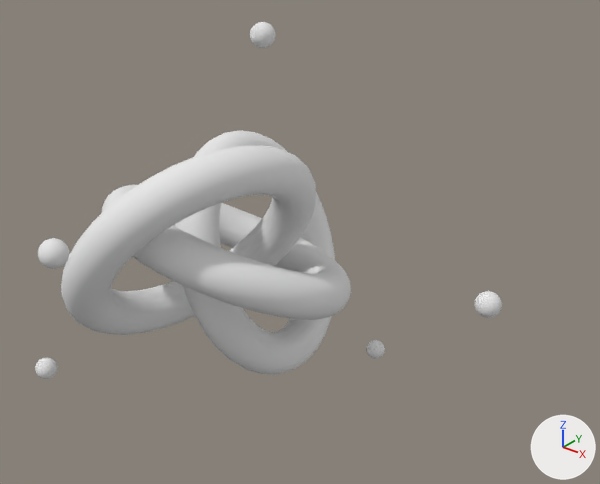
Two versions of the OBJ model assets/TORUS2.obj, one commit apart.
Both versions are drawn from a camera (50 mm lens) standing at (86.2, -94.2, 62.4) and looking at (9.1, 2.2, 2.6). Every picture has the same lights, and +X, +Y and +Z are marked at lower right. Where no turn or scale is listed for an object, it has been applied to the vertices.

Before the edit, the objects in view are built like this:
```python
mat_ring = principled_material('Ring')
mat_ring.base_color = (0.8, 0.8, 0.8)  # white #e7e7e7
mat_ring.roughness = 1.0
me_torus_1 = bpy.data.meshes.new('TORUS.1')
me_torus_1.from_pydata(...)  # 3540 vertices, 3672 faces; spans x -42.6..42.6, y -38.6..38.6, z -37.0..37.0
me_torus_1.materials.append(mat_ring)  # white #e7e7e7
ob_torus_1 = bpy.data.objects.new('TORUS.1', me_torus_1)
ob_torus_1.location = (0.0, 0.0, 0.0)
```
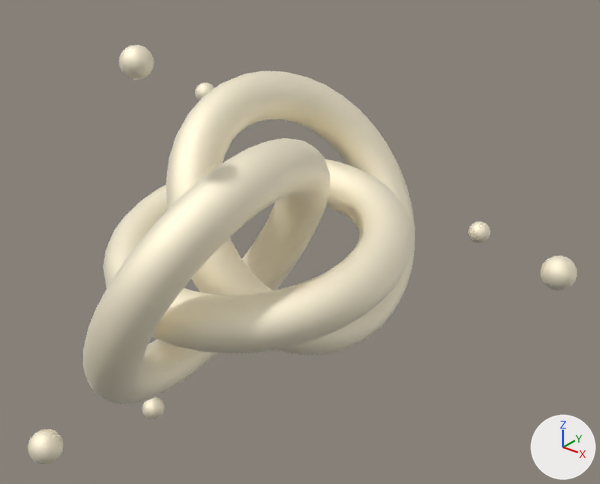
The change, as a list of edits to the scene's bpy script:
```text
Change mat_ring:
    mat_ring.base_color: (0.8, 0.8, 0.8) -> (1.0, 0.941, 0.784)  # white #e7e7e7 -> white #fff8e5
    mat_ring.roughness: 1.0 -> 0.755
    mat_ring.metallic: 0.0 -> 1.0
Change me_torus_1:
    used by ob_torus_1; location = (0.0, 0.0, 0.0)
    remove me_torus_1.from_pydata(...)  # 3540 vertices, 3672 faces; spans x -42.6..42.6, y -38.6..38.6, z -37.0..37.0
    add me_torus_1.from_pydata(...)  # 2628 vertices, 2712 faces; spans x -36.6..56.4, y -49.8..45.5, z -42.1..39.2
    me_torus_1 part 1: the loose piece of 648 vertices spanning x -25.3..6.0, y -27.2..19.8, z -22.3..19.1 is multiplied about its middle by the matrix ((0.644, 0.394, 0.8), (0.108, 0.945, -0.552), (-0.885, 0.402, 0.514)), then moved by (9.6, 5.6, 1.6)
    me_torus_1 part 2: the loose piece of 648 vertices spanning x -23.4..2.4, y -8.3..38.6, z -32.5..12.2 is multiplied about its middle by the matrix ((1.087, -0.023, -0.164), (-0.074, 0.906, -0.619), (0.149, 0.623, 0.894)), then moved by (10.5, -1.5, 12.2)
    me_torus_1 part 3: the loose piece of 648 vertices spanning x -33.8..13.7, y -17.0..27.4, z -18.4..7.1 is multiplied about its middle by the matrix ((0.362, -0.415, -0.952), (-0.227, 0.952, -0.502), (1.014, 0.361, 0.227)), then moved by (10.1, -14.0, 3.8)
    me_torus_1 part 4: a new loose piece of 114 vertices spanning x 52.0..56.4, y -5.0..-0.6, z 11.7..16.1, in mat_ring (white #fff8e5)
    me_torus_1 part 5: a new loose piece of 114 vertices spanning x 4.2..8.7, y -49.8..-45.3, z -11.3..-6.8, in mat_ring (white #fff8e5)
    me_torus_1 part 6: a new loose piece of 114 vertices spanning x 2.7..7.0, y -27.7..-23.3, z 34.8..39.2, in mat_ring (white #fff8e5)
    me_torus_1 part 7: a new loose piece of 114 vertices spanning x 19.1..23.3, y 41.3..45.5, z -9.3..-5.0, in mat_ring (white #fff8e5)
    me_torus_1 part 8: a new loose piece of 114 vertices spanning x -23.3..-18.9, y -9.1..-4.7, z -42.1..-37.7, in mat_ring (white #fff8e5)
    me_torus_1 part 9: a new loose piece of 114 vertices spanning x -36.6..-32.4, y 23.2..27.4, z 12.8..17.1, in mat_ring (white #fff8e5)
    me_torus_1 part 10: 6 loose pieces with 1596 vertices, spanning x -42.6..42.6, y -38.6..34.2, z -37.0..37.0, are deleted
```

Changed parts and their boxes [x1, y1, x2, y2] in the pictures (600 x 484 px; the box of a moved part takes in the faces that stretch with it):
'TORUS.1', recoloured, surface changed, reshaped (18% wider, 17% taller): before [35, 22, 502, 379]; after [28, 45, 577, 464]
part 1 of me_torus_1, moved or reshaped: before [61, 145, 316, 335]; after [103, 159, 412, 353]
part 2 of me_torus_1, moved or reshaped: before [174, 130, 335, 374]; after [166, 71, 415, 355]
part 3 of me_torus_1, moved or reshaped: before [102, 185, 351, 320]; after [83, 138, 330, 404]
part 4 of me_torus_1, added: after [541, 255, 577, 290]
part 5 of me_torus_1, added: after [28, 429, 64, 464]
part 6 of me_torus_1, added: after [119, 45, 154, 80]
part 7 of me_torus_1, added: after [468, 221, 490, 243]
part 8 of me_torus_1, added: after [142, 397, 164, 419]
part 9 of me_torus_1, added: after [195, 83, 214, 101]
part 10 of me_torus_1, deleted: before [35, 22, 502, 379]
